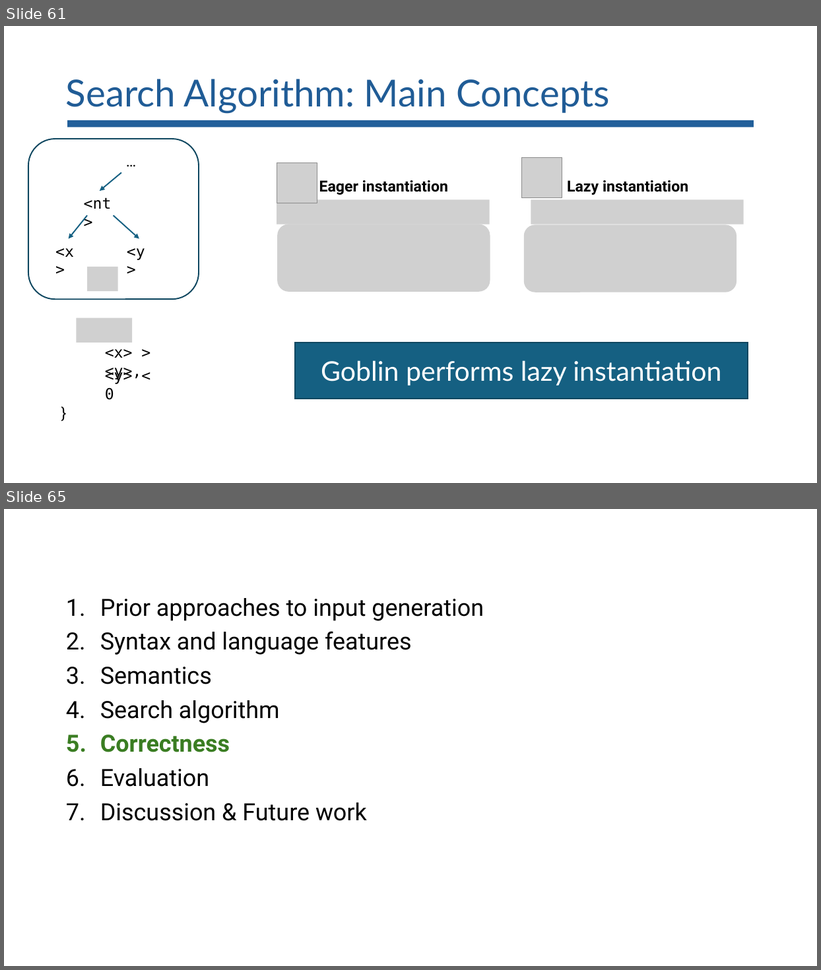
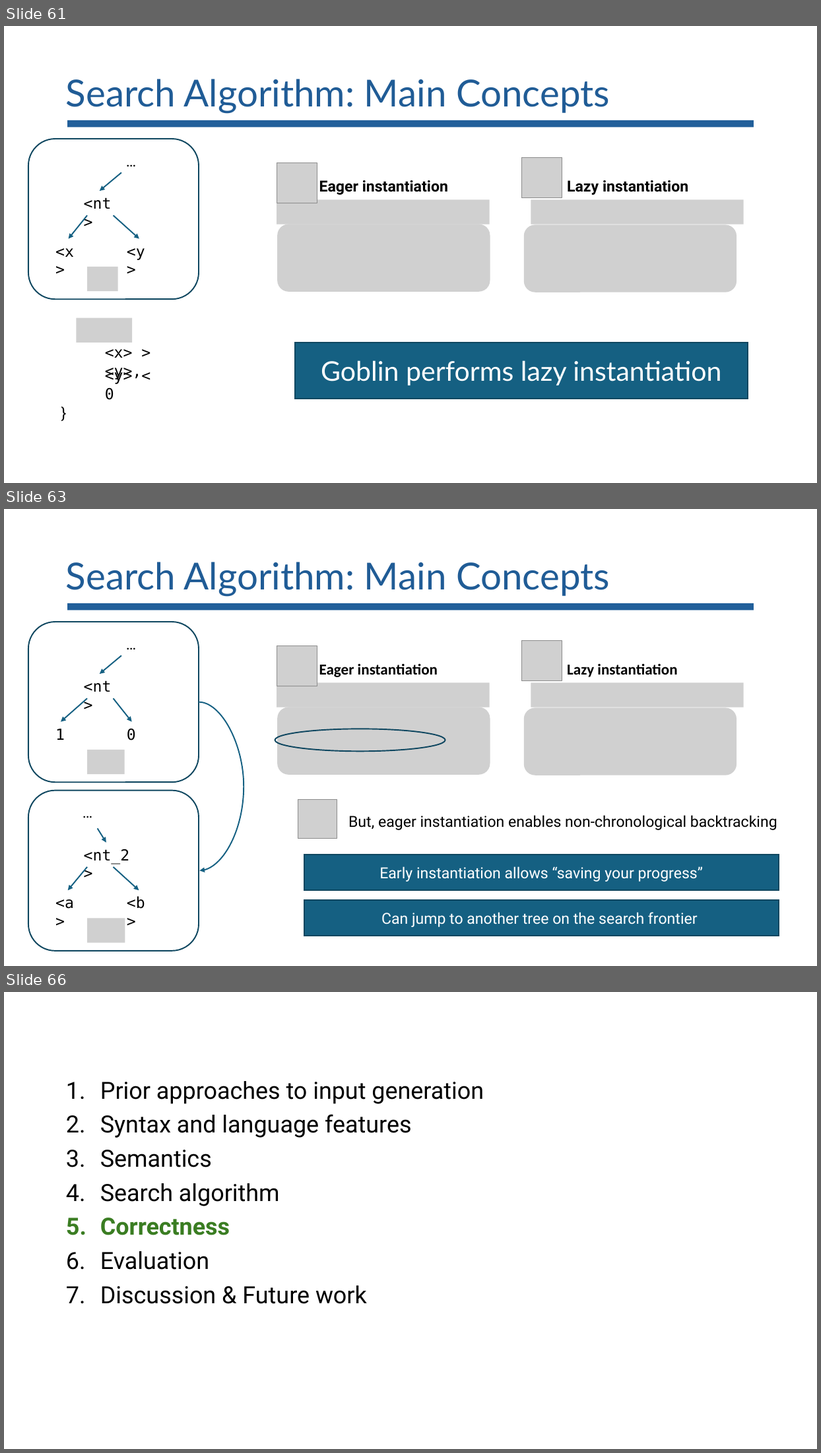
Before and after one commit to lorchrob/goblin_slides, a slide deck: goblin_slides.pptx. Shown one above the other, each under a label of ours: slides 61 and 65 before the commit, slides 61, 63 and 66 after it; the slides between them are not shown. The pictures are 821x970 and 821x1453 pixels, drawn with LibreOffice and Linux fonts; fonts in the diff are those of the drawing; grey boxes stand for pictures. Boxes give left, top, right and bottom in pixels: in the first picture for what was removed or moved away, otherwise in the second. Text is boxed around its words. In the diff, an @@ line names an element or a change of style, - is before the commit and + after.

```diff
--- a/goblin_slides.pptx
+++ b/goblin_slides.pptx
@@ slide 63 added at box(4, 509, 817, 966), background #FFFFFF @@
@@ title added at box(66, 562, 610, 596), 44 pt, text #205C96 @@
+Search Algorithm: Main Concepts
@@ rectangle added at box(67, 603, 754, 610), fill #215F9A @@
@@ group added at box(28, 622, 199, 782): 4 texts, 3 arrows, 1 picture, 1 rounded rectangle @@
+<nt>
+1
+0
+…
@@ picture added at box(277, 646, 317, 687) @@
@@ picture added at box(522, 641, 562, 681) @@
@@ text added at box(319, 663, 438, 677), 18 pt, text #000000, bold @@
+Eager instantiation
@@ text added at box(567, 663, 677, 677), 18 pt, text #000000, bold @@
+Lazy instantiation
@@ picture added at box(277, 683, 490, 707) @@
@@ picture added at box(531, 683, 744, 707) @@
@@ curved arrow added from (199, 702) to (200, 871), #156082 1.5 pt @@
@@ picture added at box(277, 707, 490, 775) @@
@@ picture added at box(524, 708, 737, 776) @@
@@ ellipse added at box(275, 729, 445, 752), outline #104760 1.5 pt @@
@@ group added at box(28, 791, 199, 951): 4 texts, 3 arrows, 1 picture, 1 rounded rectangle @@
+<nt_2>
+<a>
+<b>
+…
@@ picture added at box(298, 800, 337, 839) @@
@@ text added at box(349, 815, 778, 830), 18 pt, text #000000 @@
+But, eager instantiation enables non-chronological backtracking
@@ rectangle added at box(305, 855, 780, 890), fill #156082, outline #104760 1.5 pt, 18 pt, text #FFFFFF @@
+Early instantiation allows “saving your progress”
@@ rectangle added at box(305, 900, 780, 936), fill #156082, outline #104760 1.5 pt, 18 pt, text #FFFFFF @@
+Can jump to another tree on the search frontier
@@ what was slide 65 is now slide 66 @@
```
Also in this commit, not shown: 3 slides changed.
